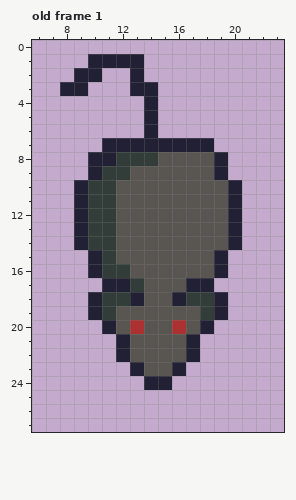
Pixel-art file, stored at assets/imgs/rat_2.ase. The first picture shows the starting point.
32x32 pixels, 1 frame. Shown: old frame 1: x 6..23, y 0..27. The commit also changed other frames, which this record leaves out.
The result:
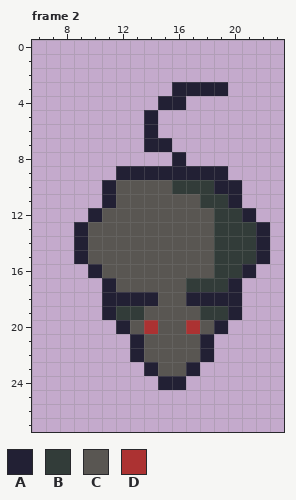
Palette (. is transparent): A #222034  B #323c39  C #595652  D #ac3232
A new or re-ordered frame is compared with the old frame closest to it.
Difference:
frames 1 -> 3
Changed rows in their new state; - is an unchanged pixel.
Frame 2 is new; against old frame 1:
first column x 8:
 1 --....---------
 2 -..--.---------
 3 ..---..-AAAA---
 4 ------.AA------
 7 ---...--...----
 8 --......A...---
 9 --..AAAAAAA----
10 -..A----BBBA---
11 -..A------BB---
12 -.AC-------BBA-
13 --CC-------BBBA
14 --CC-------BBBA
15 -ACC-------BBBA
16 ---CC------BBA-
17 ----CC---BBBA--
18 --.AA-A-CAA-A--
19 --.ABB-----BA--
20 ---.ACD-CDCA---
21 ----.A---CA----
22 ----.A---CA----
23 -----.A-CA-----
24 ------.-A------
Changed places in both pictures, as pixel boxes (x1, y1, x2, y2):
changed: (60, 54, 270, 390)
